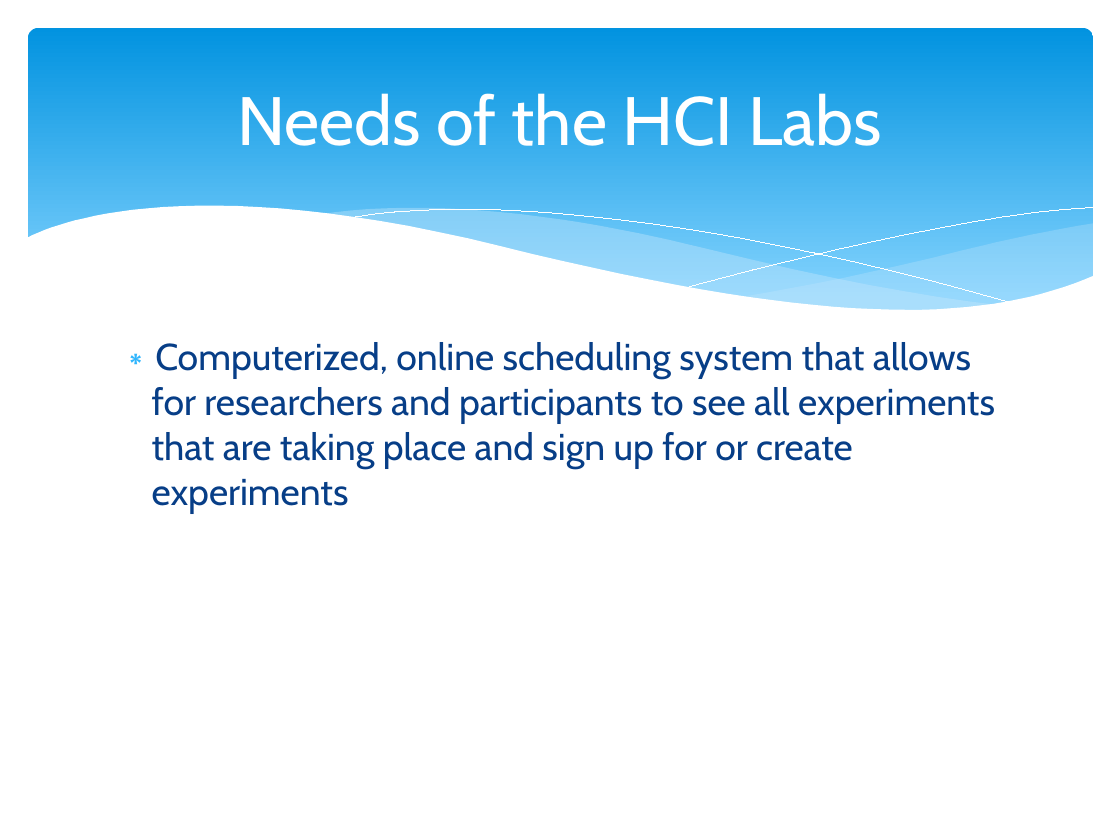
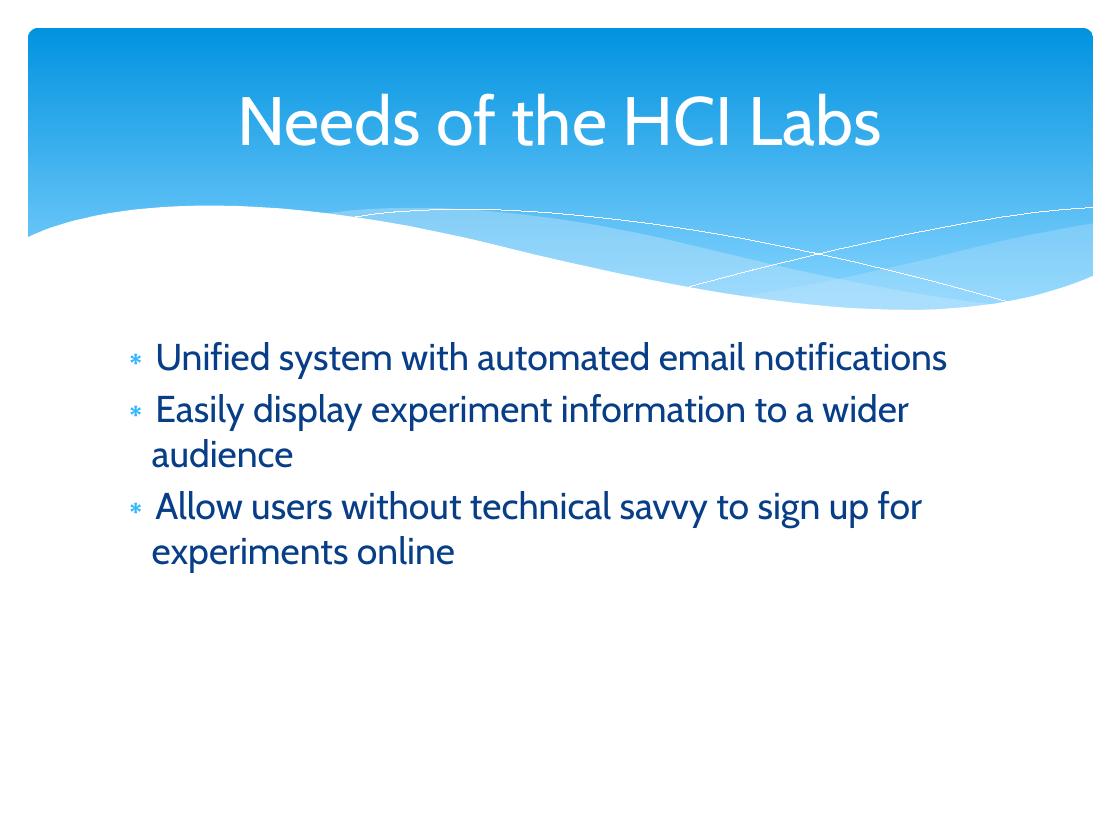
Before and after one commit to compuwizard123/participant-scheduling-system-docs, a slide deck: slide 3 of other/Participant Scheduling System.pptx. Drawn at 1120x840 pixels with LibreOffice and Linux fonts; fonts in the diff are those of the drawing. Boxes give left, top, right and bottom in pixels: in the first picture for what was removed or moved away, otherwise in the second. Text is boxed around its words. In the diff, an @@ line names an element or a change of style, - is before the commit and + after.

```diff
--- a/other/Participant Scheduling System.pptx
+++ b/other/Participant Scheduling System.pptx
@@ text at <box>152,342,948,573</box>: text changed @@
-∗ Computerized, online scheduling system that allows for researchers and participants to see all experiments that are taking place and sign up for or create experiments
+∗ Unified system with automated email notifications
+∗ Easily display experiment information to a wider audience
+∗ Allow users without technical savvy to sign up for experiments online
```
Also in this commit, not shown: 1 other slide changed.
